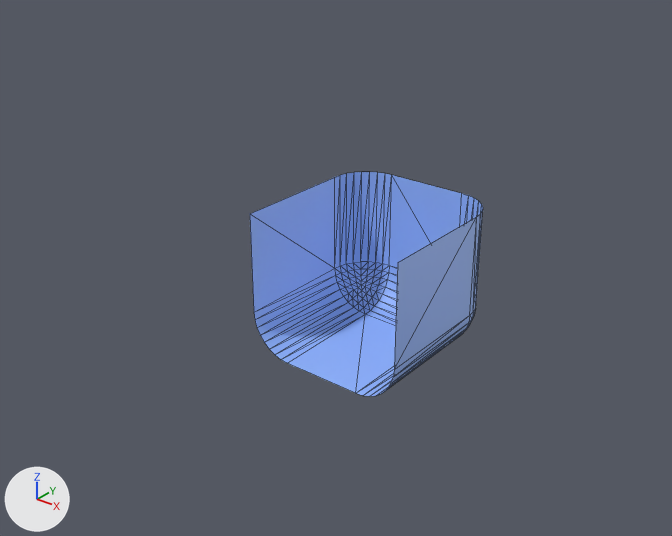
The glTF model assets/models/bg_plane_4.gltf, before and after one commit.
Both versions are drawn from a camera (50 mm lens) standing at (57.0, -78.5, 56.8) and looking at (-2.1, -4.6, 11.0). Every picture has the same lights, and +X, +Y and +Z are marked at lower left. Mesh edges are drawn as thin lines.
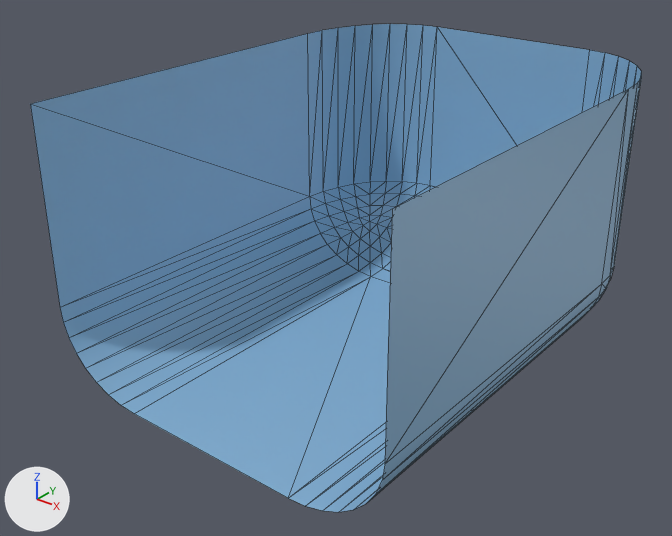
Commit message: change bg plane

Location of each change, (x1, y1, x2, y2) in pixels of the pictures (672 x 536 px):
'Plane', recoloured, moved, rescaled (162% wider, 117% taller): before (250, 172, 483, 396); after (30, 24, 642, 512)

The change in detail:
Material 'Material' (mat_material) changes colour from blue #96baff to blue #86b2d5; in linear values from (0.307, 0.489, 1.0) to (0.238, 0.447, 0.666).
Object 'Plane' (ob_plane) moves from (0.0, 0.0, 3.0) to (0.0, 0.0, 5.6).
Object 'Plane' (ob_plane) is rescaled from (1.0, 1.0, 1.0) to (2.78, 2.16, 1.82).
